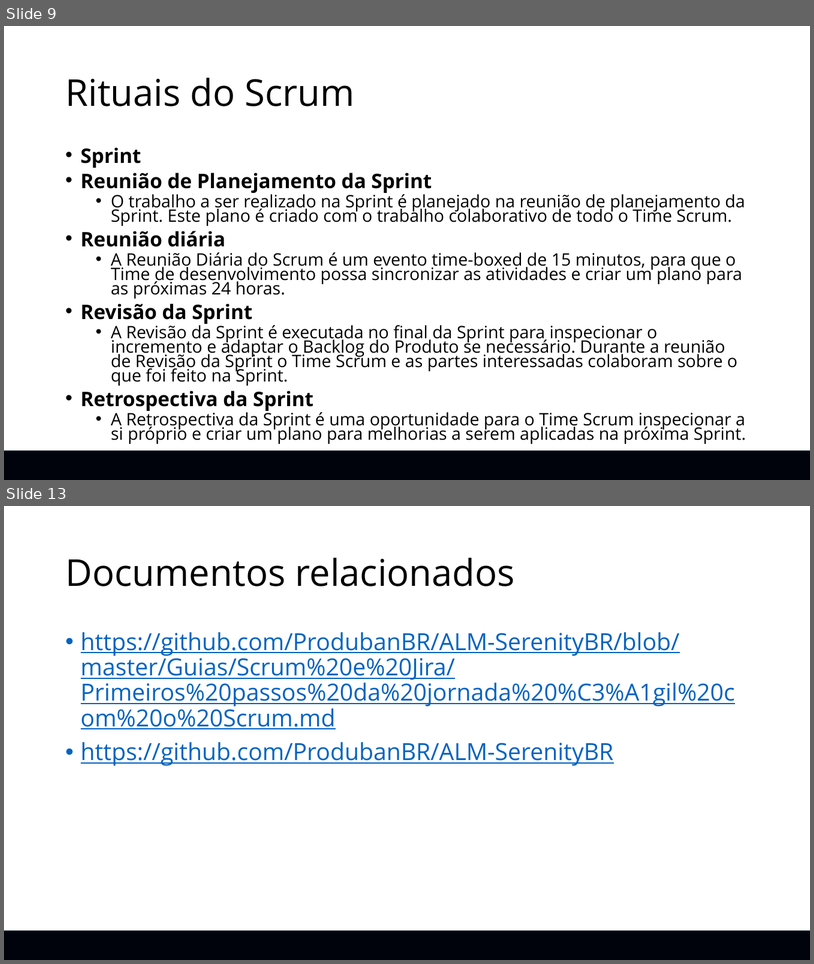
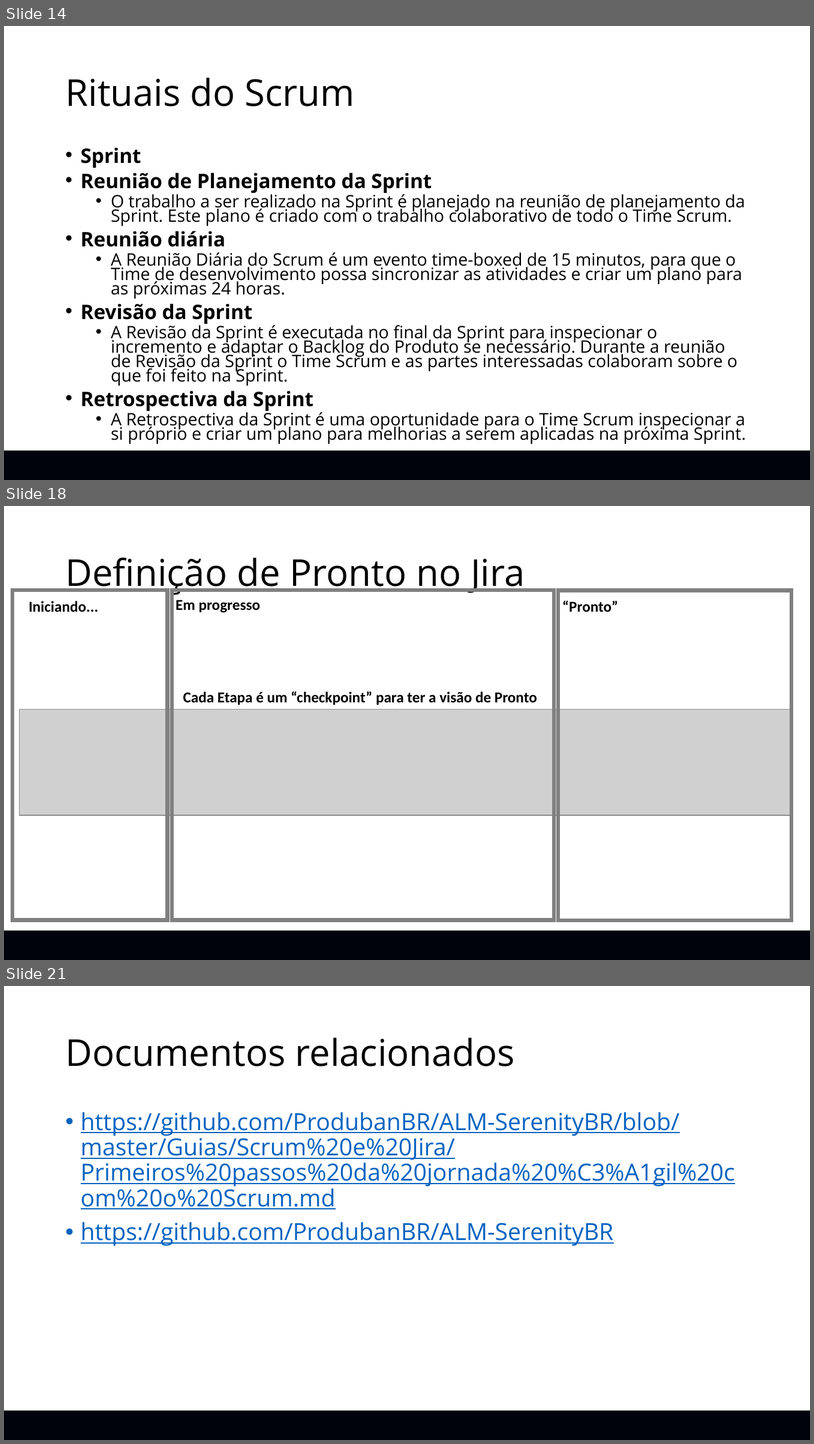
Before and after one commit to is44c/ALM-SerenityBR, a slide deck: Guias/Scrum e Jira/TreinamentoJira_ScrumMasterPO.pptx. Shown one above the other, each under a label of ours: slides 9 and 13 before the commit, slides 14, 18 and 21 after it; the slides between them are not shown. The pictures are 814x964 and 814x1444 pixels, drawn with LibreOffice and Linux fonts; fonts in the diff are those of the drawing; grey boxes stand for pictures; background and template pictures are left out. Boxes give left, top, right and bottom in pixels: in the first picture for what was removed or moved away, otherwise in the second. Text is boxed around its words. In the diff, an @@ line names an element or a change of style, - is before the commit and + after.

```diff
--- a/Guias/Scrum e Jira/TreinamentoJira_ScrumMasterPO.pptx
+++ b/Guias/Scrum e Jira/TreinamentoJira_ScrumMasterPO.pptx
@@ slide 18 added at (4,506,810,960), background #FFFFFF; not listed: 2 template elements that a slide beside it also shows @@
@@ title added at (65,558,525,595), 44 pt, text #000000 @@
+Definição de Pronto no Jira
@@ rectangle added at (12,590,167,920), outline #808080 4.5 pt @@
@@ rectangle added at (172,590,555,920), outline #808080 4.5 pt @@
@@ rectangle added at (559,590,792,920), outline #808080 4.5 pt @@
@@ text added at (29,601,98,612), 18 pt, text #000000, bold @@
+Iniciando...
@@ text added at (176,600,261,613), 18 pt, text #000000, bold @@
+Em progresso
@@ text added at (563,600,618,612), 18 pt, text #000000, bold @@
+“Pronto”
@@ text added at (183,691,537,705), 18 pt, text #000000, bold @@
+Cada Etapa é um “checkpoint” para ter a visão de Pronto
@@ picture added at (19,709,792,814) @@
@@ what was slide 9 is now slide 14 @@
@@ what was slide 13 is now slide 21 @@
```
Also in this commit, not shown: 6 slides changed, 7 other slides added, 7 other files.
